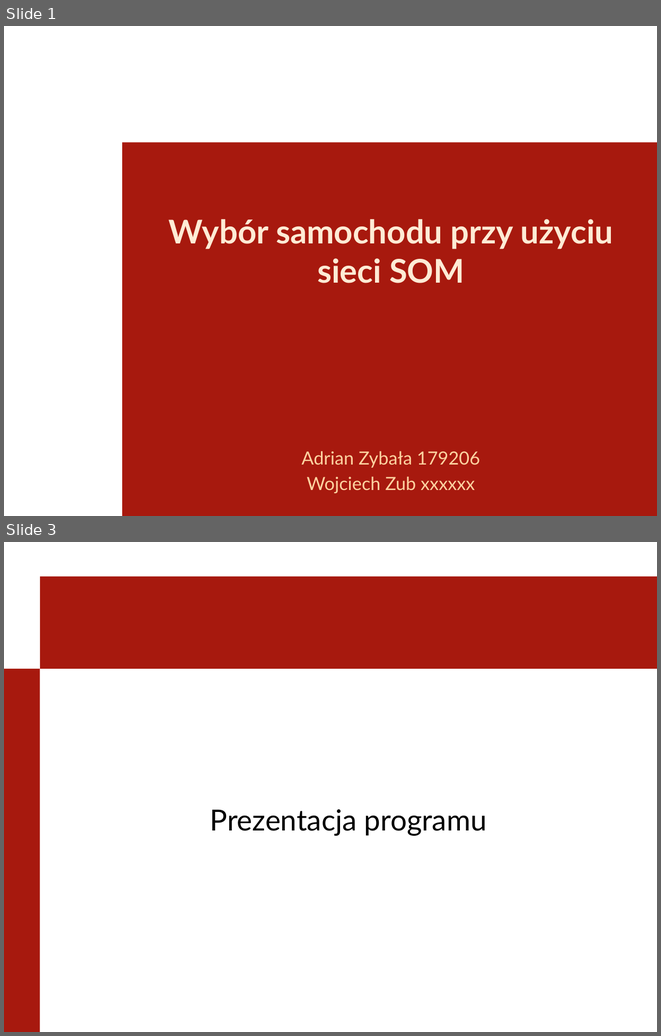
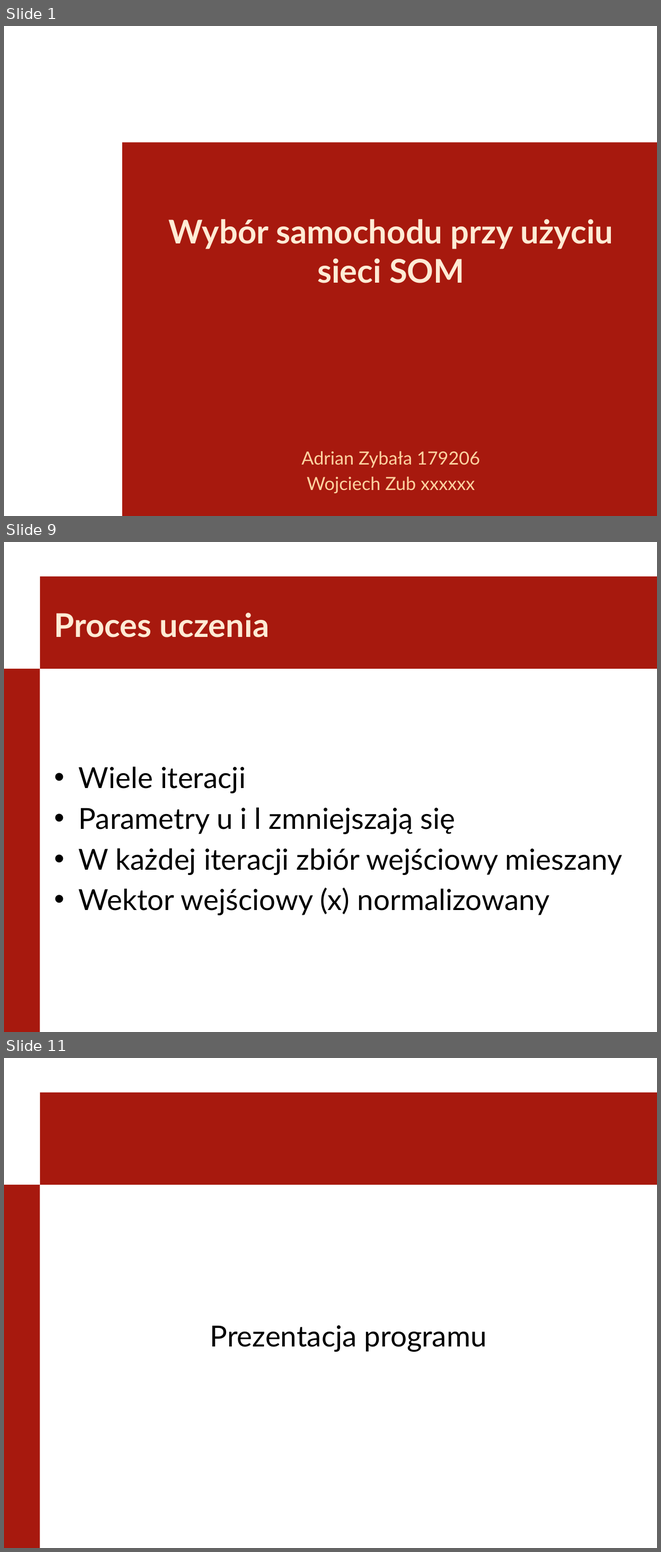
Before and after one commit to lastverb/SWDSOM, a slide deck: Prezentacja.pptx. Shown one above the other, each under a label of ours: slides 1 and 3 before the commit, slides 1, 9 and 11 after it; the slides between them are not shown. The pictures are 661x1036 and 661x1552 pixels, drawn with LibreOffice and Linux fonts; fonts in the diff are those of the drawing; background and template pictures are left out. Boxes give left, top, right and bottom in pixels: in the first picture for what was removed or moved away, otherwise in the second. Text is boxed around its words. In the diff, an @@ line names an element or a change of style, - is before the commit and + after.

```diff
--- a/Prezentacja.pptx
+++ b/Prezentacja.pptx
@@ slide 9 added at [4, 542, 657, 1032], background #FFFFFF; not listed: 2 template elements that a slide beside it also shows @@
@@ title added at [54, 612, 270, 637], 36 pt, text #FFEBD5, bold @@
+Proces uczenia
@@ text added at [79, 766, 623, 915], 32 pt, text #000000 @@
+• Wiele iteracji
+• Parametry u i l zmniejszają się
+• W każdej iteracji zbiór wejściowy mieszany
+• Wektor wejściowy (x) normalizowany
@@ what was slide 3 is now slide 11 @@
```
Also in this commit, not shown: 1 slide changed, 8 other slides added, 1 other file.
